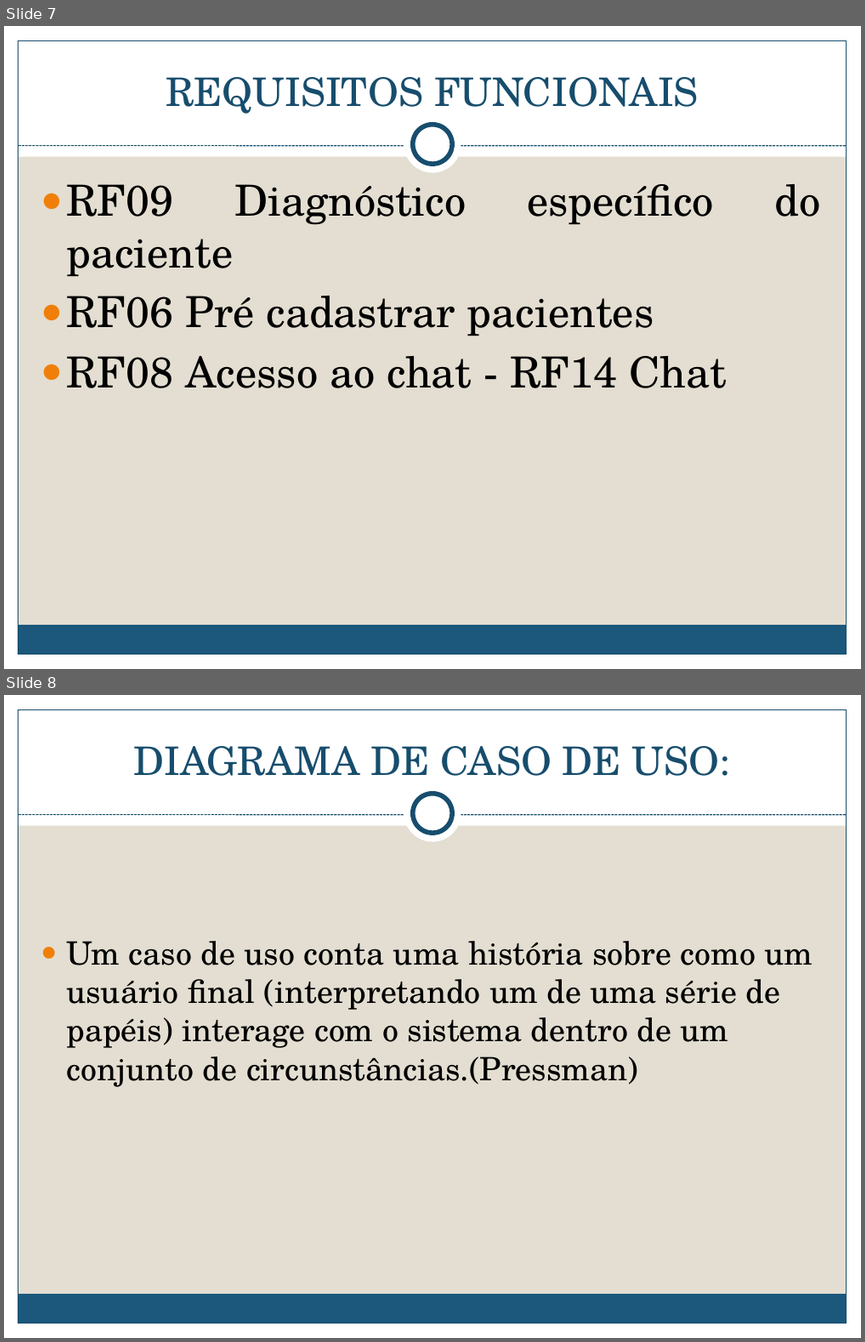
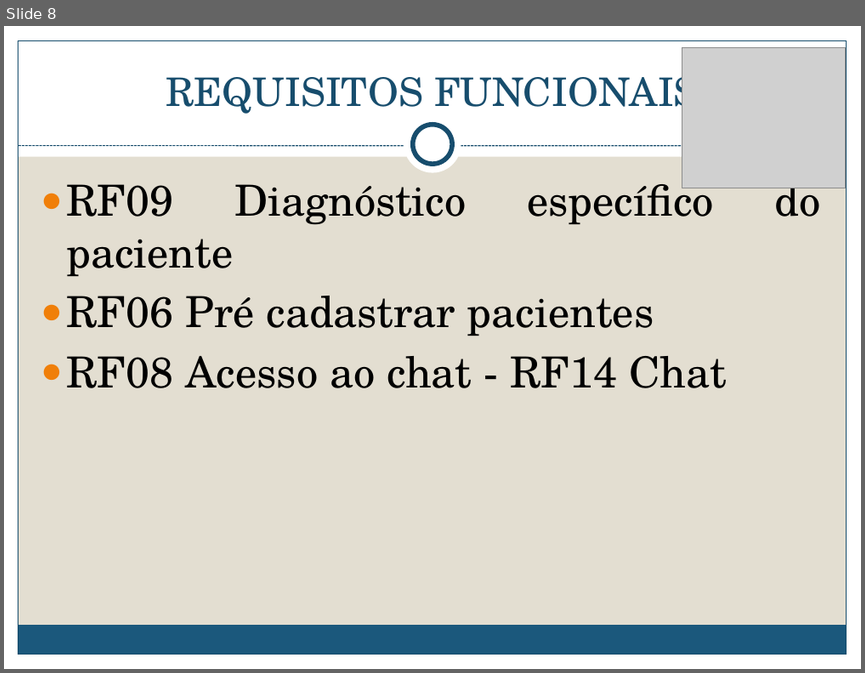
Before and after one commit to jhenitmj/PSIQ, a slide deck: DocumentoPSIQ/PSIQ.pptx. Shown one above the other, each under a label of ours: slides 7 and 8 before the commit, slide 8 after it. The pictures are 865x1342 and 865x673 pixels, drawn with LibreOffice and Linux fonts; fonts in the diff are those of the drawing; grey boxes stand for pictures. Boxes give left, top, right and bottom in pixels: in the first picture for what was removed or moved away, otherwise in the second. Text is boxed around its words. In the diff, an @@ line names an element or a change of style, - is before the commit and + after.

```diff
--- a/DocumentoPSIQ/PSIQ.pptx
+++ b/DocumentoPSIQ/PSIQ.pptx
@@ slide 8 removed at [4, 695, 861, 1338], background #E3DED1; not listed: 9 template elements that a slide beside it also shows @@
@@ title removed at [134, 746, 731, 776] @@
-DIAGRAMA DE CASO DE USO:
@@ text removed at [66, 941, 813, 1087] @@
-● Um caso de uso conta uma história sobre como um usuário final (interpretando um de uma série de papéis) interage com o sistema dentro de um conjunto de circunstâncias.(Pressman)
@@ what was slide 7 is now slide 8 @@
@@ slide 8 changed as well @@
@@ picture added at [681, 47, 845, 188] @@
```
Also in this commit, not shown: 8 other slides changed, 3 slides added, 2 other slides removed.
